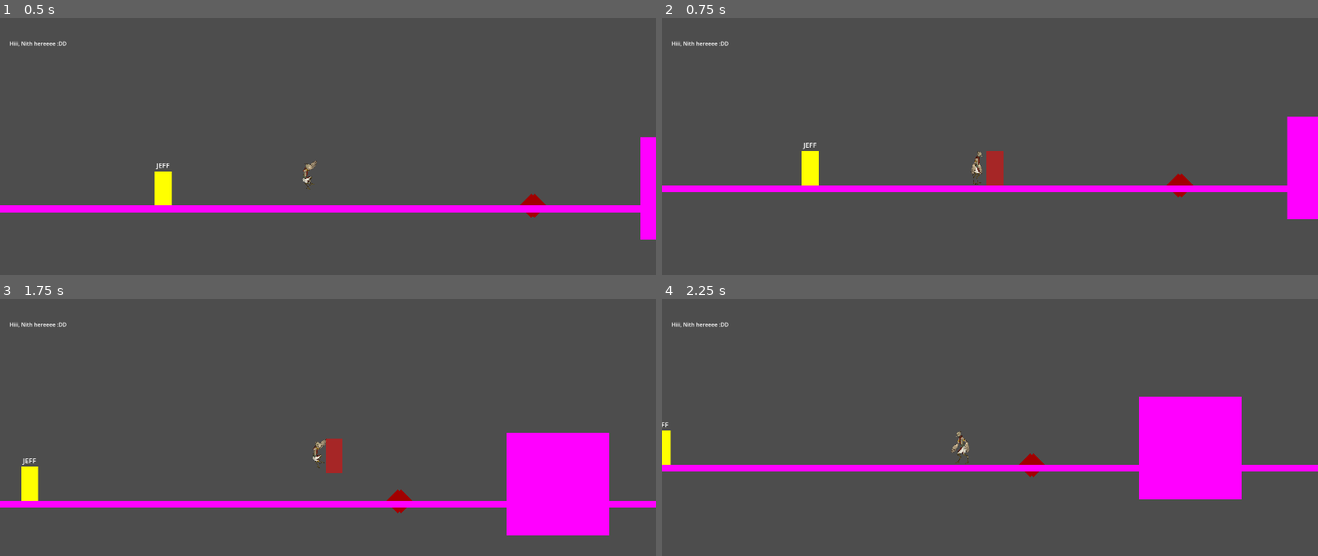
Above: before the commit, frames 1-4 (two rows, left to right).
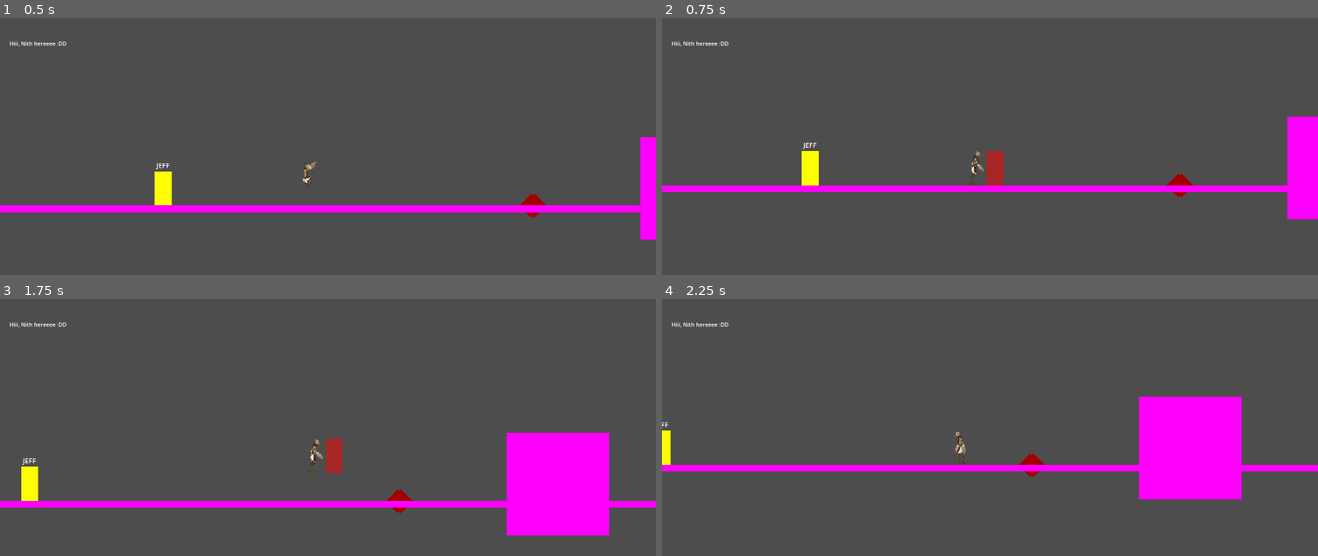
Above: after the commit, the same moments.

Repository: M4przybysz/Kamen-z-serca
Game: Godot game, scene res://src/main/main.tscn
Two runs of this game, one before a commit and one after it. Both use one fixed random seed, a clock stepped at 60 frames per second and the inputs below.
Inputs (mouse positions are in pixels of both pictures, inside the frame that each line leads up to):
- Up to frame 1 (0.5 s): no input
- Up to frame 2 (0.75 s): move the mouse to (1134, 185) at 0.52 s; hold D (move_right) from 0.53 s (still down); click (1134, 185) at 0.6 s
- Up to frame 3 (1.75 s): keep holding D (move_right); tap Space (jump) at 0.77, 1.52 s; move the mouse to (196, 502) at 1.27 s; tap Mouse wheel down (change_feather_down) at 1.35 s; click (196, 502) at 1.55 s
- Up to frame 4 (2.25 s): move the mouse to (1055, 401) at 2.02 s; release D (move_right) at 2.03 s; hold A (move_left) from 2.03 s (still down); tap Mouse wheel up (change_feather_up) at 2.1 s

Frame 1 is identical in both runs. In frame 2, 0.1% of the frame differs, in the area x 46-50%, y 51-65%; in frame 3, 0.1%; in frame 4, 0.1%, in the area x 44-47%, y 51-65%.

Commit message:
Added wing attack animation

Diff:
--- a/la_creatura_game/src/player/player.gd
+++ b/la_creatura_game/src/player/player.gd
@@ -38,6 +38,7 @@
 var active_feather: int = 0
 var isGrabbing: bool = false
 var isDashing: bool = false
+var usesWingAttack: bool = false
 var canDash: bool = true
 var canBeDamaged: bool = true
 var grabChange: bool = false
@@ -98,6 +99,7 @@
 	if Input.is_action_just_pressed("wing_attack"):
 		wing_attack_collision.disabled = false
 		wing_attack_collision.visible = true
+		usesWingAttack = true
 		wing_attack_timer.start()
 
 	# Handle range feather attacks
@@ -140,7 +142,9 @@
 # Animations handling
 #########################################
 func animate_player(direction) -> void:
-	if !is_on_floor():
+	if usesWingAttack:
+		animated_sprite.play("wing_attack")
+	elif !is_on_floor():
 		if isDashing: pass
 		elif grabChange:
 			grabChange = false
@@ -218,6 +222,7 @@
 func _on_wing_attack_timer_timeout() -> void:
 	wing_attack_collision.disabled = true
 	wing_attack_collision.visible = false
+	usesWingAttack = false
 	wing_attack_timer.stop()
 
 func _on_damage_timer_timeout() -> void:
--- a/la_creatura_game/src/player/player.tscn
+++ b/la_creatura_game/src/player/player.tscn
@@ -70,29 +70,6 @@
 animations = [{
 "frames": [{
 "duration": 1.0,
-"texture": ExtResource("2_g4atu")
-}, {
-"duration": 1.0,
-"texture": ExtResource("3_i4645")
-}, {
-"duration": 1.0,
-"texture": ExtResource("4_ki1la")
-}, {
-"duration": 1.0,
-"texture": ExtResource("5_vy2g8")
-}, {
-"duration": 1.0,
-"texture": ExtResource("6_gfcbk")
-}, {
-"duration": 1.0,
-"texture": ExtResource("7_kmqv2")
-}],
-"loop": false,
-"name": &"fighting_1",
-"speed": 10.0
-}, {
-"frames": [{
-"duration": 1.0,
 "texture": SubResource("AtlasTexture_45jco")
 }],
 "loop": true,
@@ -222,6 +199,29 @@
 }],
 "loop": false,
 "name": &"slide",
+"speed": 10.0
+}, {
+"frames": [{
+"duration": 1.0,
+"texture": ExtResource("2_g4atu")
+}, {
+"duration": 1.0,
+"texture": ExtResource("3_i4645")
+}, {
+"duration": 1.0,
+"texture": ExtResource("4_ki1la")
+}, {
+"duration": 1.0,
+"texture": ExtResource("5_vy2g8")
+}, {
+"duration": 1.0,
+"texture": ExtResource("6_gfcbk")
+}, {
+"duration": 1.0,
+"texture": ExtResource("7_kmqv2")
+}],
+"loop": false,
+"name": &"wing_attack",
 "speed": 10.0
 }]
 
@@ -265,7 +265,7 @@
 position = Vector2(22, 50)
 scale = Vector2(0.125, 0.125)
 sprite_frames = SubResource("SpriteFrames_n5irl")
-animation = &"grab_edge"
+animation = &"wing_attack"
 autoplay = "idle"
 
 [node name="Hurtbox" type="Area2D" parent="."]
